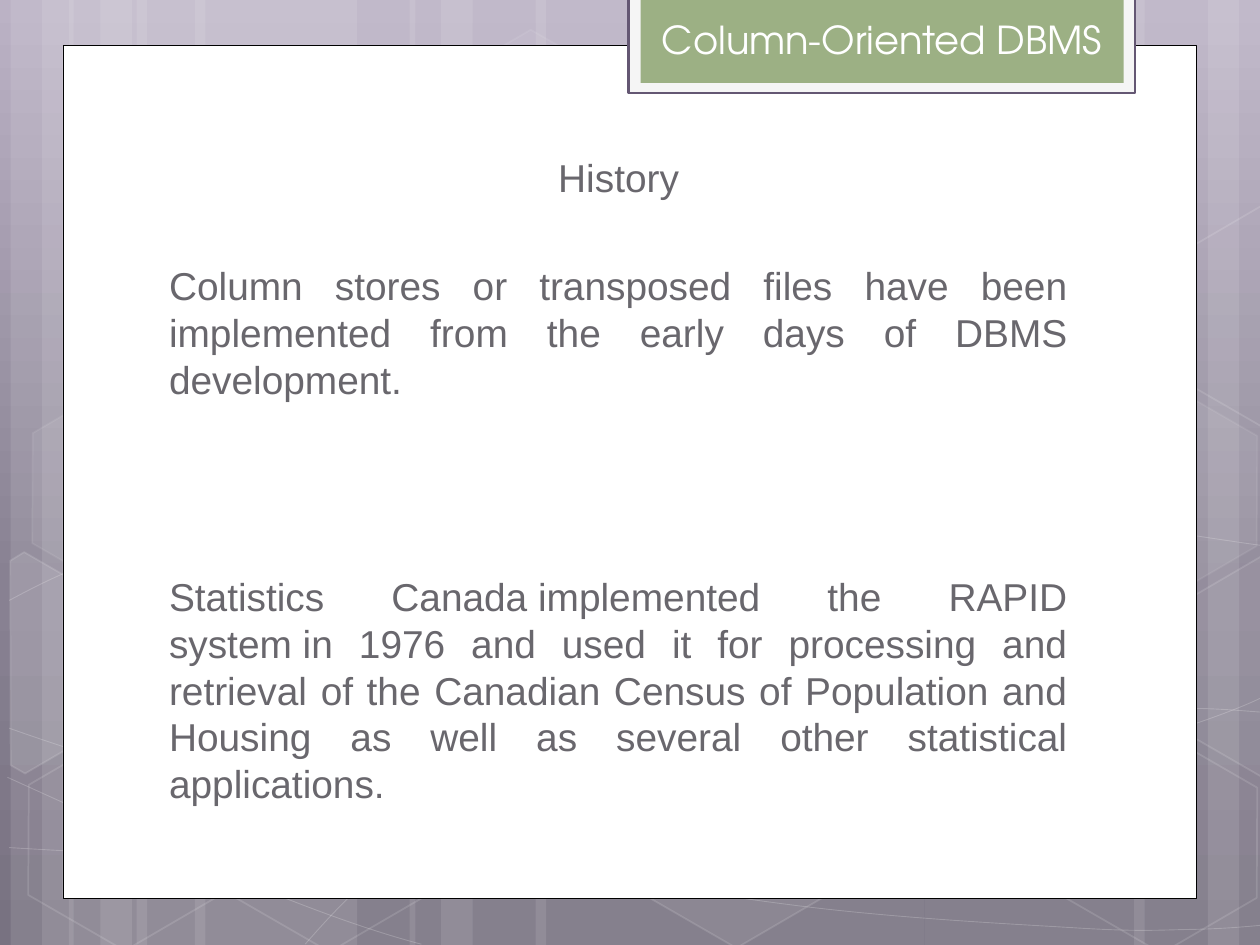
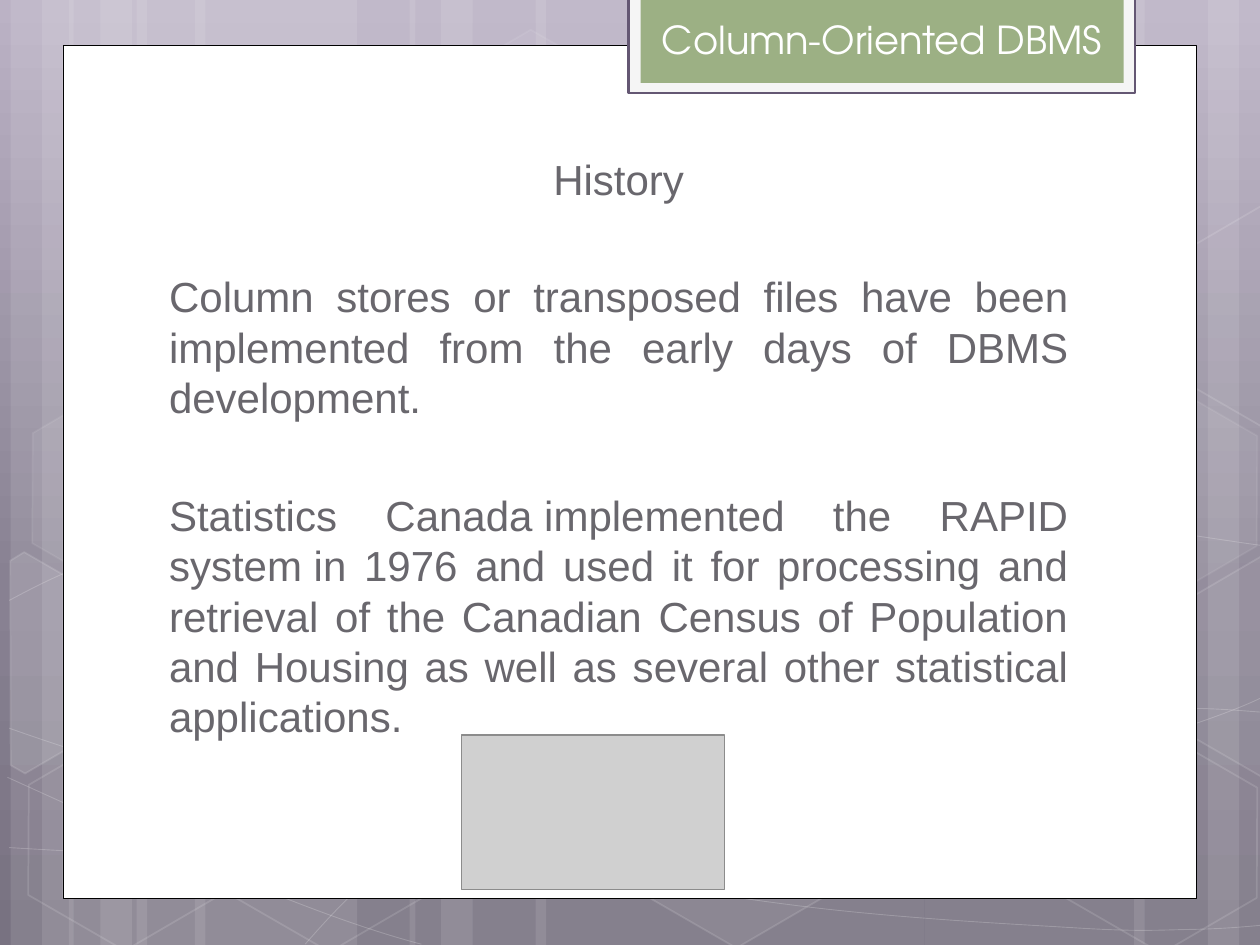
Before and after one commit to helpcat/bigdataworkshop2, a slide deck: slide 13 of slides/MonetDB workshop.pptx. Drawn at 1260x945 pixels with LibreOffice and Linux fonts; fonts in the diff are those of the drawing; grey boxes stand for pictures. Boxes give left, top, right and bottom in pixels: in the first picture for what was removed or moved away, otherwise in the second. Text is boxed around its words. In the diff, an @@ line names an element or a change of style, - is before the commit and + after.

```diff
--- a/slides/MonetDB workshop.pptx
+++ b/slides/MonetDB workshop.pptx
@@ text "History" at [169,164,1068,741]: size 22.2 to 24 pt @@
@@ picture added at [461,735,723,890] @@
```
Also in this commit, not shown: 4 other slides changed, 1 slide removed, 2 other files.
